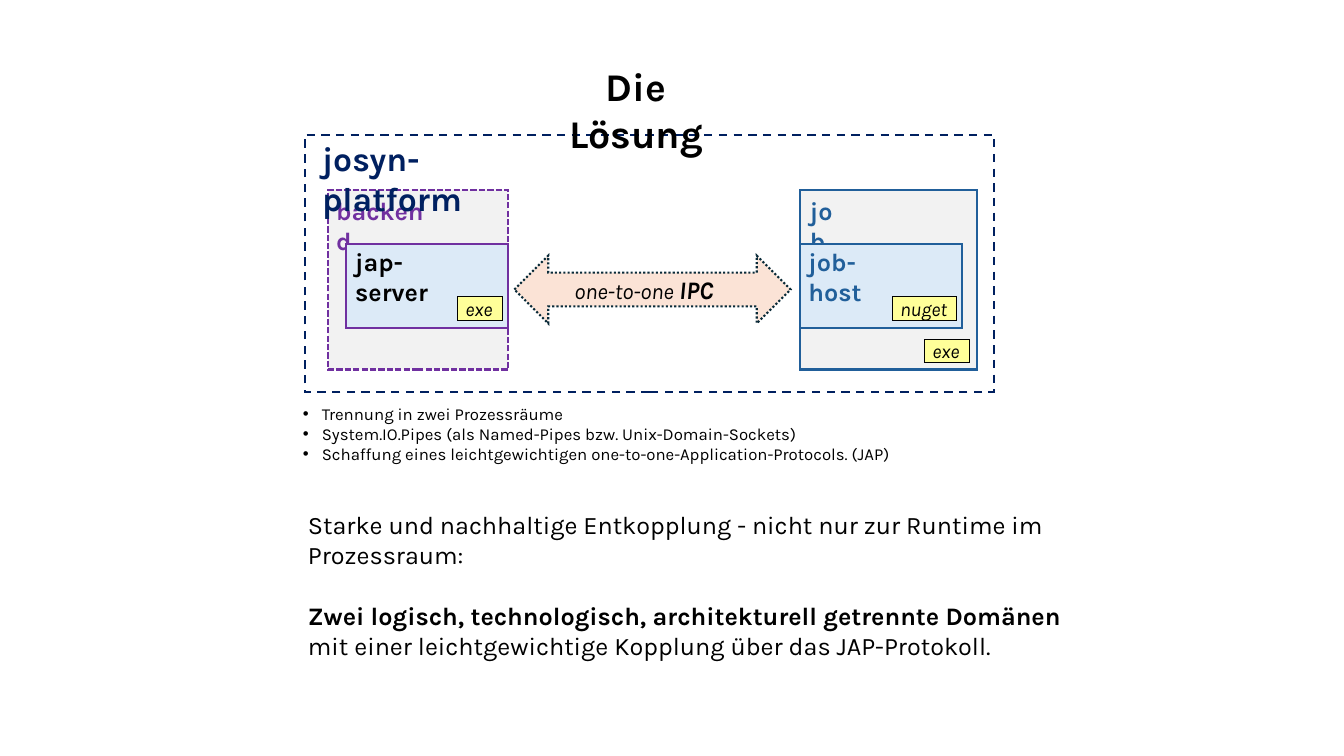
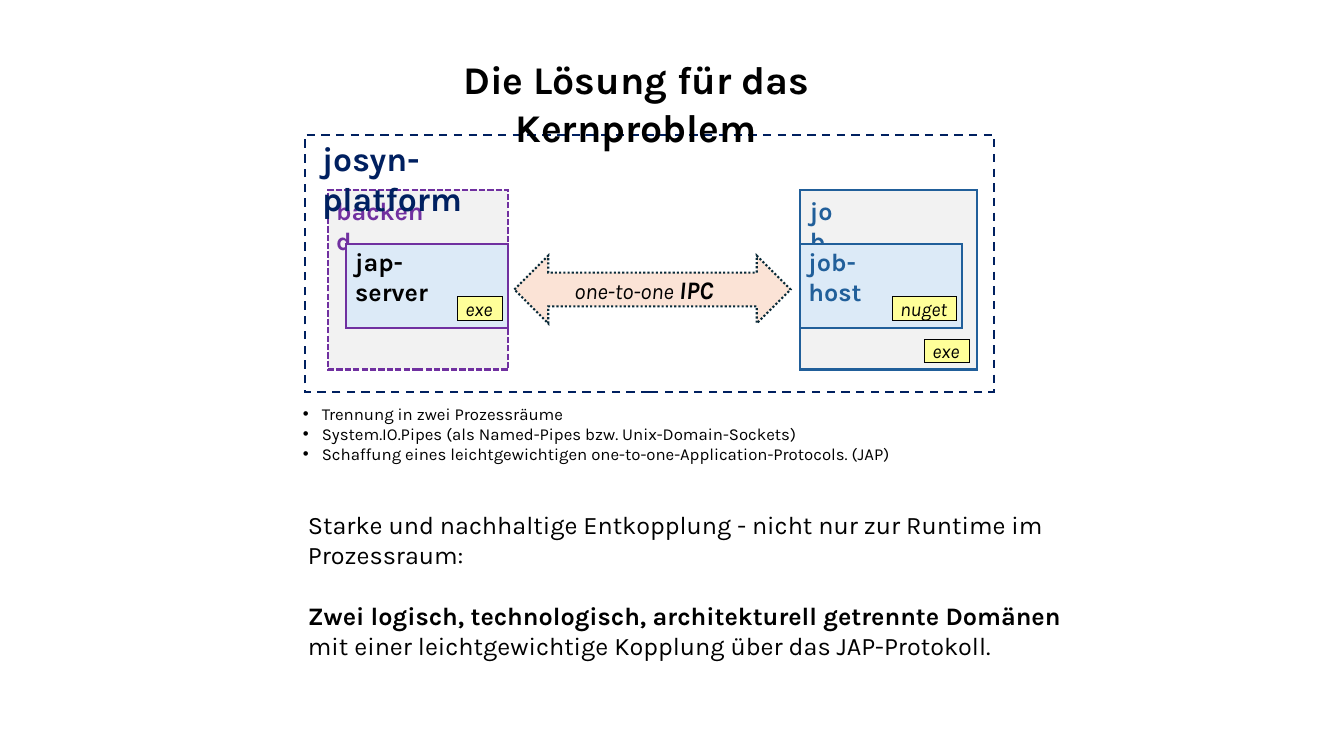
Before and after one commit to ckluth/josyn-platform, a slide deck: slide 3 of josyn-intro.pptx (slide 2 before the commit). Drawn at 1344x756 pixels with LibreOffice and Linux fonts; fonts in the diff are those of the drawing. Boxes give left, top, right and bottom in pixels: in the first picture for what was removed or moved away, otherwise in the second. Text is boxed around its words. In the diff, an @@ line names an element or a change of style, - is before the commit and + after.

```diff
--- a/josyn-intro.pptx
+++ b/josyn-intro.pptx
@@ text at box(463, 66, 809, 152): text changed @@
-Die Lösung
+Die Lösung für das Kernproblem
```
Also in this commit, not shown: 1 slide added.
